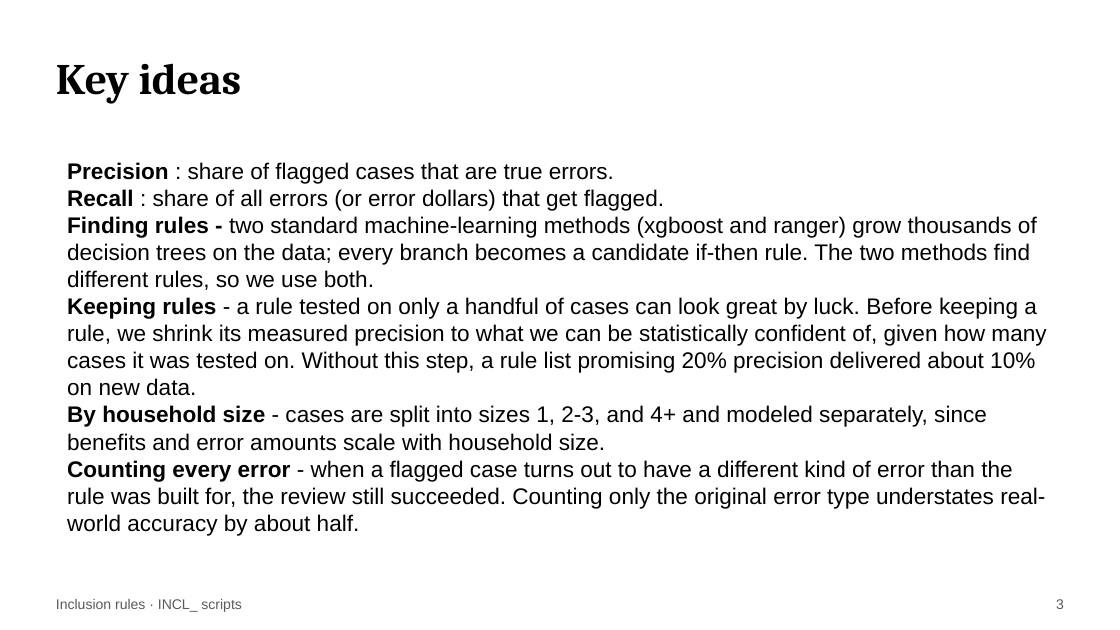
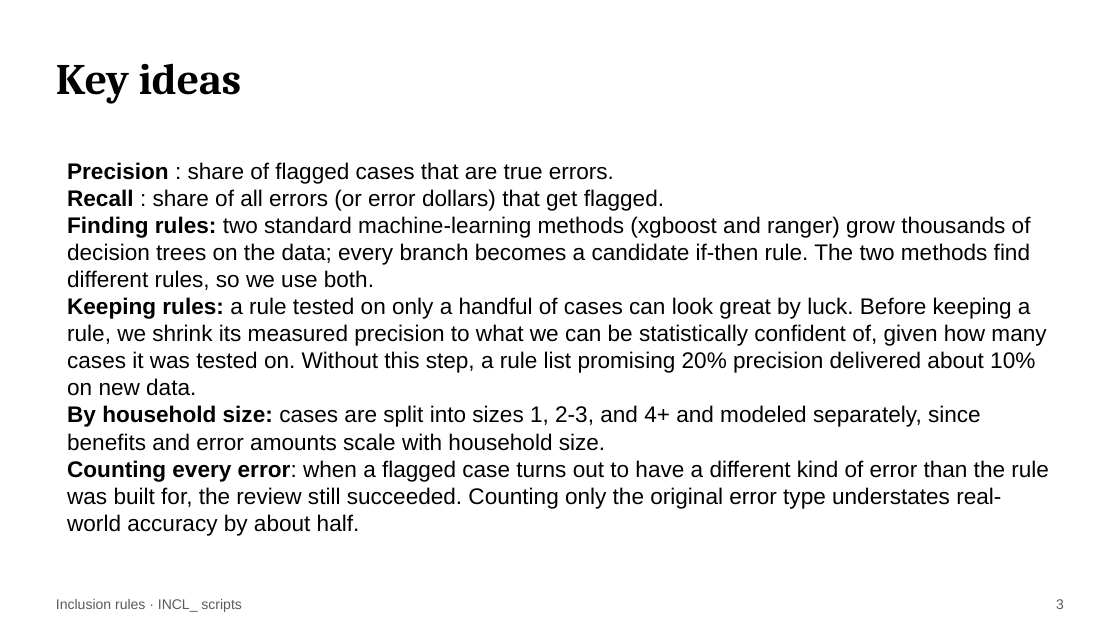
Before and after one commit to giannella/snap_qc, a slide deck: slide 3 of how_to_use_the_snap_qc_inclusion_rules_scripts.pptx. Drawn at 1120x630 pixels with LibreOffice and Linux fonts; fonts in the diff are those of the drawing. Boxes give left, top, right and bottom in pixels: in the first picture for what was removed or moved away, otherwise in the second. Text is boxed around its words. In the diff, an @@ line names an element or a change of style, - is before the commit and + after.

```diff
--- a/how_to_use_the_snap_qc_inclusion_rules_scripts.pptx
+++ b/how_to_use_the_snap_qc_inclusion_rules_scripts.pptx
@@ text at (67,216,1049,536): text changed @@
-Finding rules - two standard machine-learning methods (xgboost and ranger) grow thousands of decision trees on the data; every branch becomes a candidate if-then rule. The two methods find different rules, so we use both.
-Keeping rules - a rule tested on only a handful of cases can look great by luck. Before keeping a rule, we shrink its measured precision to what we can be statistically confident of, given how many cases it was tested on. Without this step, a rule list promising 20% precision delivered about 10% on new data.
-By household size - cases are split into sizes 1, 2-3, and 4+ and modeled separately, since benefits and error amounts scale with household size.
-Counting every error - when a flagged case turns out to have a different kind of error than the rule was built for, the review still succeeded. Counting only the original error type understates real-world accuracy by about half.
+Finding rules: two standard machine-learning methods (xgboost and ranger) grow thousands of decision trees on the data; every branch becomes a candidate if-then rule. The two methods find different rules, so we use both.
+Keeping rules: a rule tested on only a handful of cases can look great by luck. Before keeping a rule, we shrink its measured precision to what we can be statistically confident of, given how many cases it was tested on. Without this step, a rule list promising 20% precision delivered about 10% on new data.
+By household size: cases are split into sizes 1, 2-3, and 4+ and modeled separately, since benefits and error amounts scale with household size.
+Counting every error: when a flagged case turns out to have a different kind of error than the rule was built for, the review still succeeded. Counting only the original error type understates real-world accuracy by about half.
```
Also in this commit, not shown: 14 other slides changed, 3 other files.
